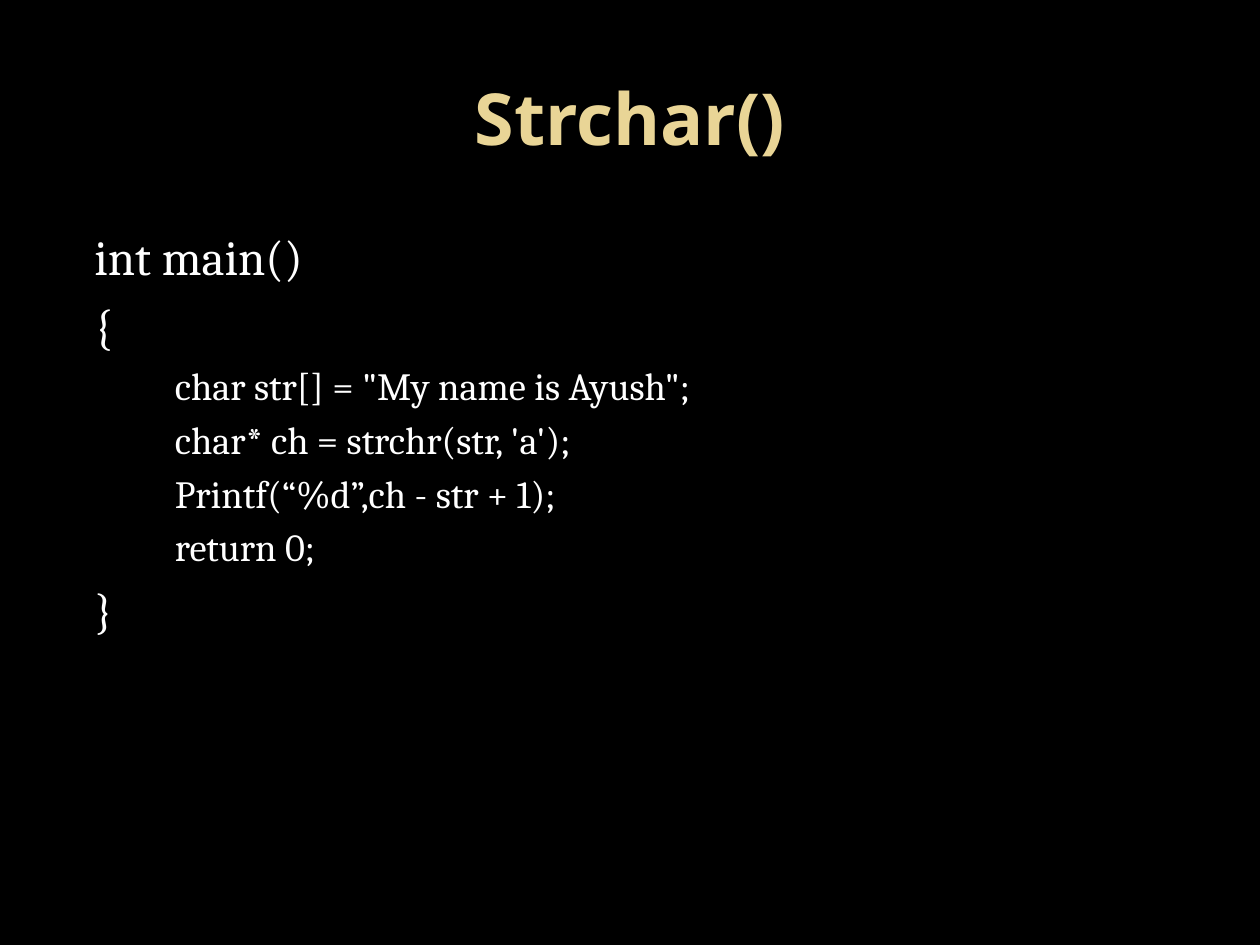
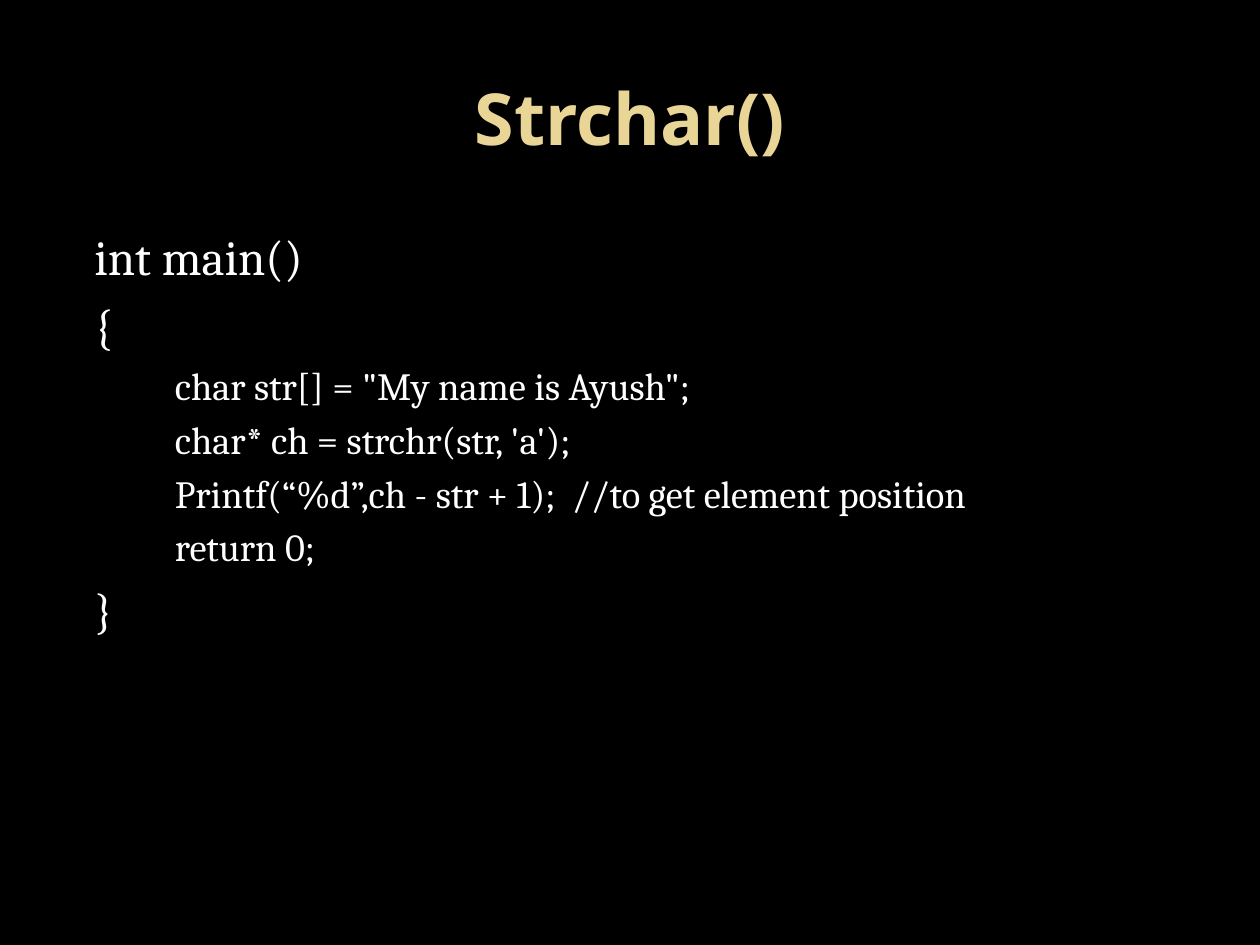
Before and after one commit to Mahesh-7/C_Programs, a slide deck: slide 9 of PPT/string.pptx. Drawn at 1260x945 pixels with LibreOffice and Linux fonts; fonts in the diff are those of the drawing; background and template pictures are left out. Boxes give left, top, right and bottom in pixels: in the first picture for what was removed or moved away, otherwise in the second. Text is boxed around its words. In the diff, an @@ line names an element or a change of style, - is before the commit and + after.

```diff
--- a/PPT/string.pptx
+++ b/PPT/string.pptx
@@ text at bbox=[175, 480, 966, 517]: text changed @@
-    Printf(“%d”,ch - str + 1);
+    Printf(“%d”,ch - str + 1); //to get element position
```
Also in this commit, not shown: 2 other slides changed.
